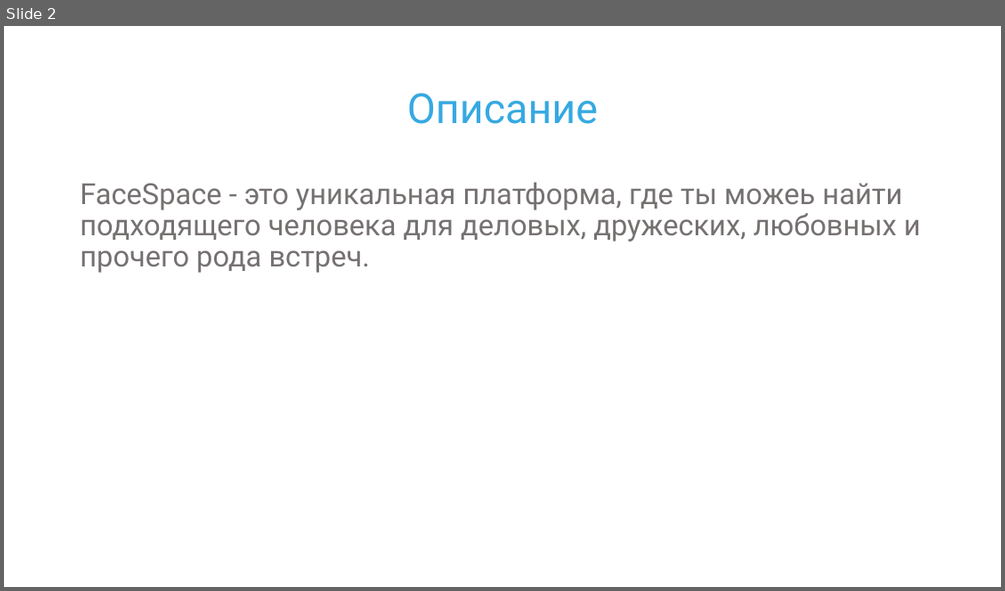
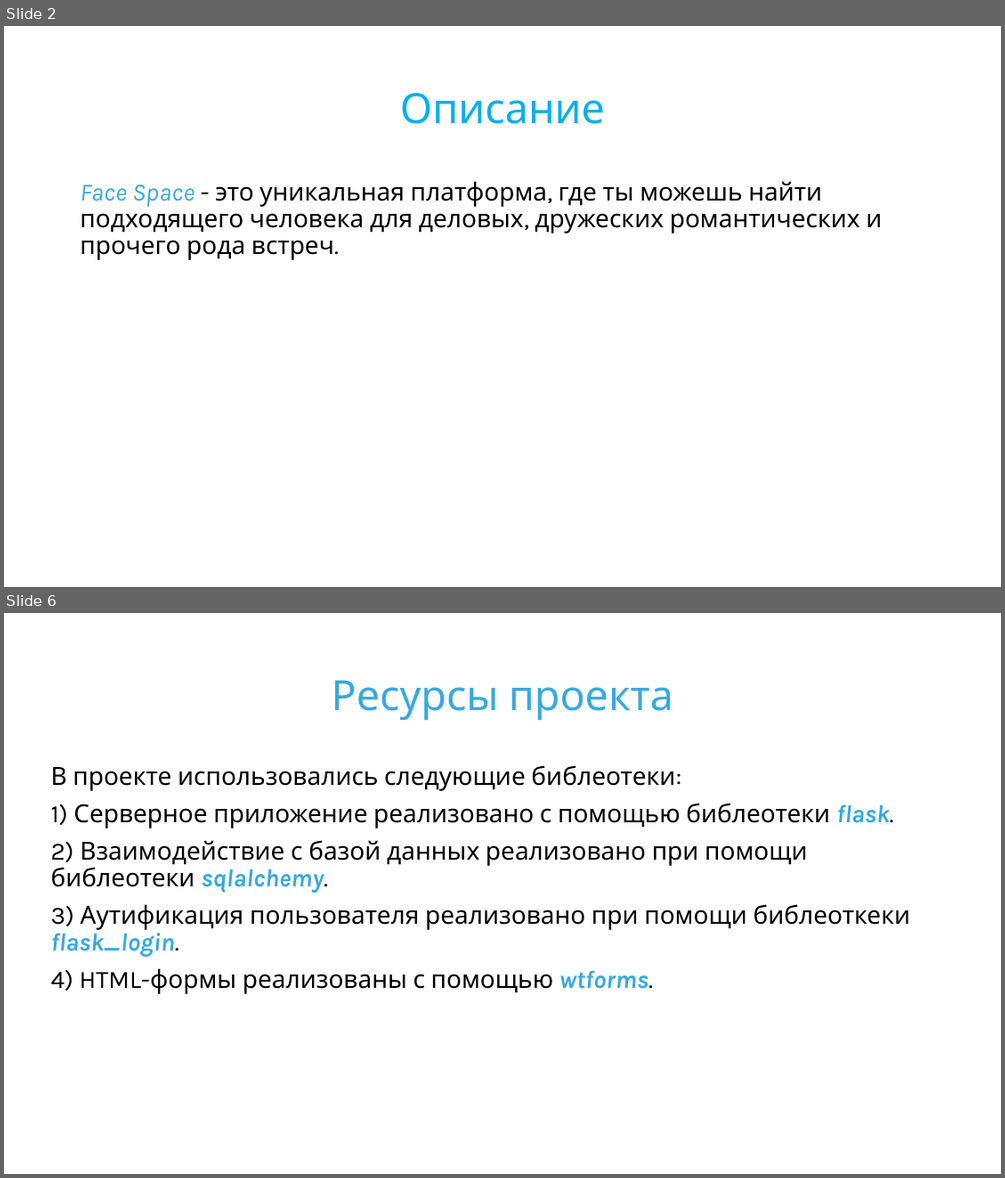
Before and after one commit to IT-novichok/FaceSpace, a slide deck: config/presentation.pptx. Shown one above the other, each under a label of ours: slide 2 before the commit, slides 2 and 6 after it; the slides between them are not shown. The pictures are 1005x591 and 1005x1178 pixels, drawn with LibreOffice and Linux fonts; fonts in the diff are those of the drawing. Boxes give left, top, right and bottom in pixels: in the first picture for what was removed or moved away, otherwise in the second. Text is boxed around its words. In the diff, an @@ line names an element or a change of style, - is before the commit and + after.

```diff
--- a/config/presentation.pptx
+++ b/config/presentation.pptx
@@ slide 6 added at (4, 613, 1001, 1174), background #FFFFFF @@
@@ title added at (332, 680, 673, 721), 40 pt, text #36A9E1 @@
+Ресурсы проекта
@@ text added at (51, 765, 911, 994), 24 pt, text #000000 @@
+В проекте использовались следующие библеотеки:
+1) Серверное приложение реализовано с помощью библеотеки flask.
+2) Взаимодействие с базой данных реализовано при помощи библеотеки sqlalchemy.
+3) Аутификация пользователя реализовано при помощи библеоткеки flask_login.
+4) HTML-формы реализованы с помощью wtforms.
@@ slide 2 changed as well @@
@@ title "Описание" at (400, 93, 605, 124): font Roboto to Karla, text colour #36A9E1 to #00B0F0 @@
@@ text at (80, 181, 882, 260): text changed; size 28 to 24 pt; font Roboto to Karla; text colour #767171 to #000000 @@
-FaceSpace - это уникальная платформа, где ты можеь найти подходящего человека для деловых, дружеских, любовных и прочего рода встреч.
+Face Space - это уникальная платформа, где ты можешь найти подходящего человека для деловых, дружеских романтических и прочего рода встреч.
```
Also in this commit, not shown: 1 other slide changed, 6 other slides added, 17 other files.
